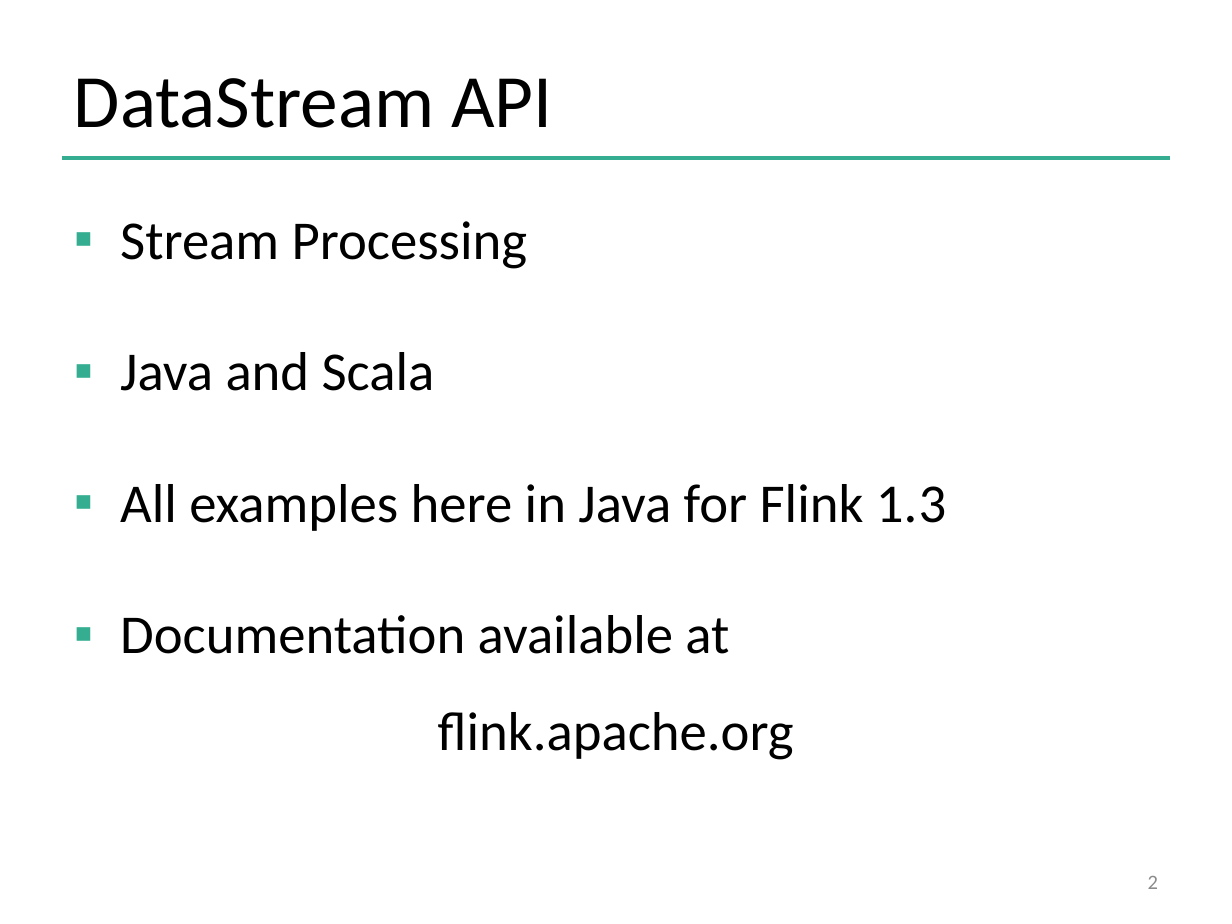
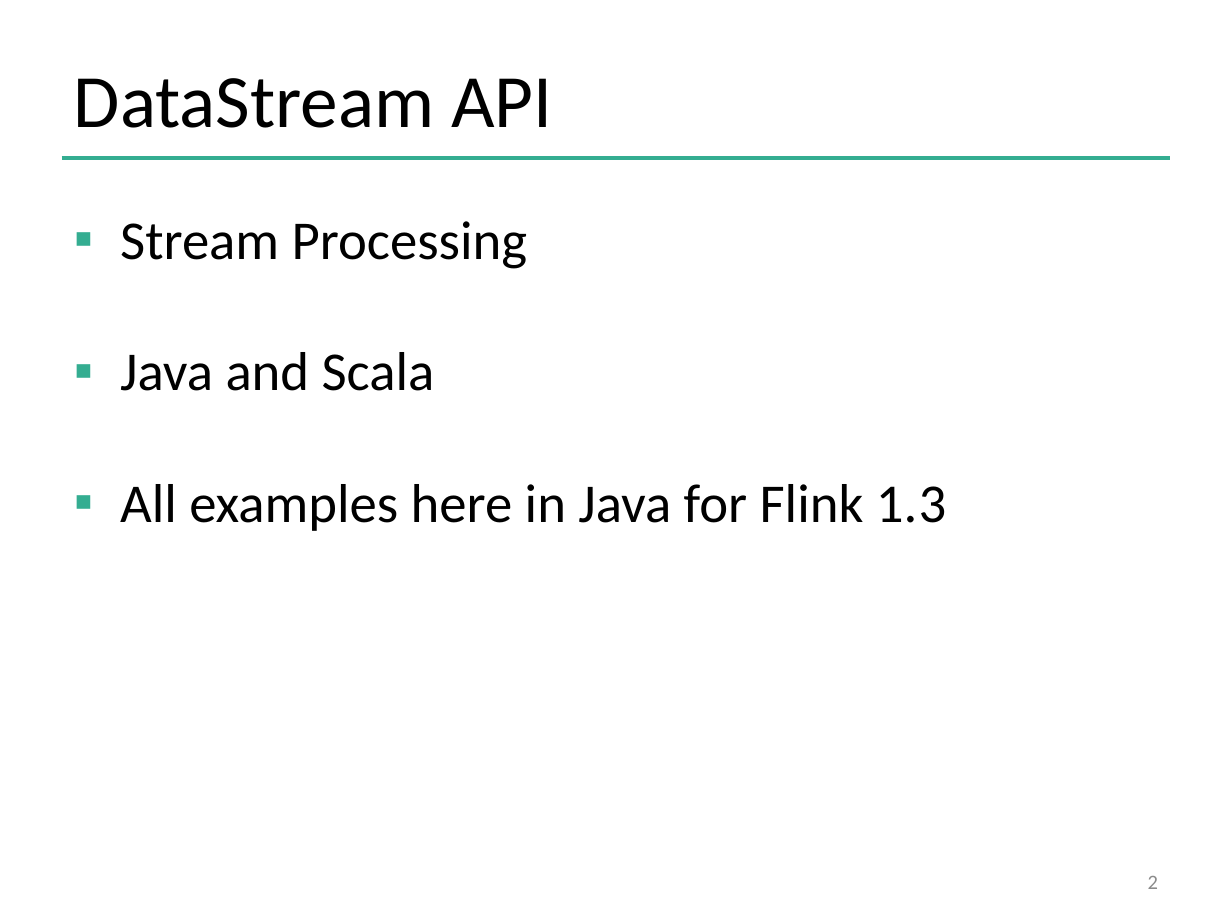
Before and after one commit to dataArtisans/flink-training-web, a slide deck: slide 2 of slides/flink_stream_basics.pptx. Drawn at 1232x924 pixels with LibreOffice and Linux fonts; fonts in the diff are those of the drawing; background and template pictures are left out. Boxes give left, top, right and bottom in pixels: in the first picture for what was removed or moved away, otherwise in the second. Text is boxed around its words. In the diff, an @@ line names an element or a change of style, - is before the commit and + after.

```diff
--- a/slides/flink_stream_basics.pptx
+++ b/slides/flink_stream_basics.pptx
@@ text at (120,615,794,760): paragraphs removed @@
-▪ Documentation available at
-flink.apache.org
```
Also in this commit, not shown: 1 other slide changed, 40 other files.
